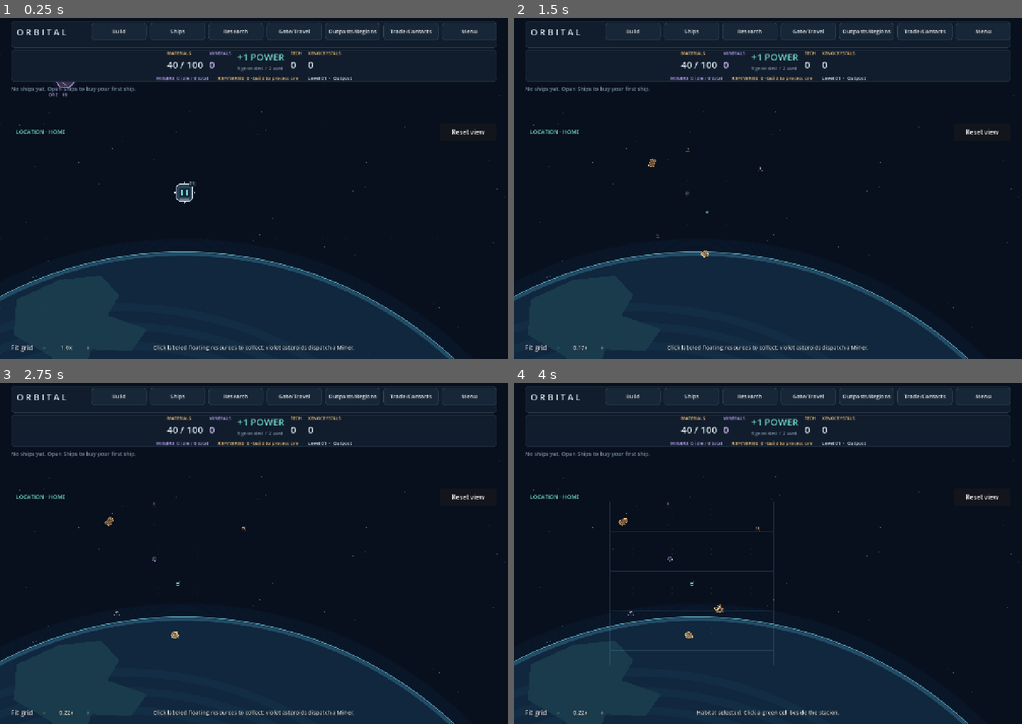
Above: before the commit, frames 1-4 (two rows, left to right).
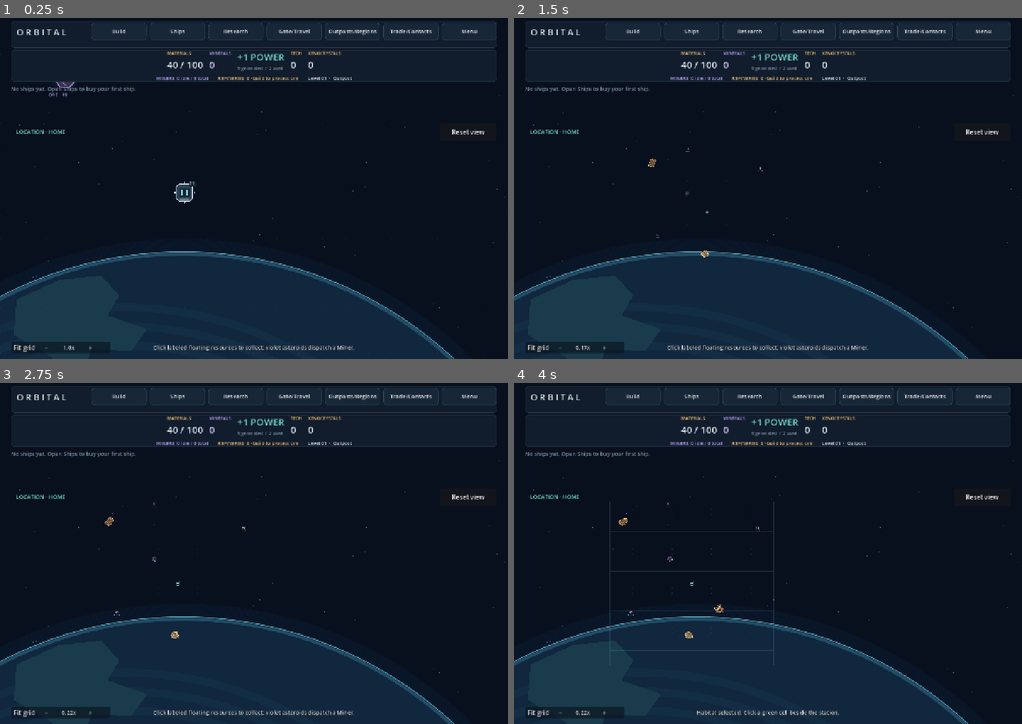
Above: after the commit, the same moments.

Repository: pidiman/orbital
Game: Godot game, scene res://orbital.tscn
Same seed, same stepped clock (60 frames per second), same inputs: the game is played once before the commit and once after it.
Inputs (mouse positions are in pixels of both pictures, inside the frame that each line leads up to):
- Up to frame 1 (0.25 s): no input
- Up to frame 2 (1.5 s): click "Fit grid" at 0.5 s; click "−" at 1.25 s
- Up to frame 3 (2.75 s): click "+" at 2 s
- Up to frame 4 (4 s): click "Build" at 2.75 s; click (930, 553) at 3.5 s

The runs differ from the first frame. In frame 1, 0.5% of the frame differs, in the area x 2-22%, y 94-99%; in frame 2, 0.5%; in frame 3, 0.5%; in frame 4, 0.5%.

Commit message:
UI: status bar variant C — compact left control panel, free-floating centered status text

Diff:
--- a/scripts/hud.gd
+++ b/scripts/hud.gd
@@ -25,6 +25,7 @@
 var context_gate: Button
 var station_view_button: Button
 var zoom_label: Label
+var grid_controls_panel: PanelContainer
 var grid_controls: HBoxContainer
 var grid_buttons: Dictionary = {}
 var menu_buttons: Dictionary = {}
@@ -379,6 +380,7 @@
 		zoom_label.text = ("%.2f" % get_parent().ship_camera.zoom.x).trim_suffix("0") + "x"
 	if is_instance_valid(grid_controls):
 		grid_controls.visible = get_parent().preferences.values.show_grid_controls
+		grid_controls_panel.visible = grid_controls.visible
 		footer_balance.visible = grid_controls.visible
 	status_time -= delta
 	if status_time <= 0:
@@ -1026,9 +1028,20 @@
 	var row := HBoxContainer.new()
 	footer.add_child(row)
 	status_label.reparent(row)
-	row.add_child(grid_controls)
-	row.move_child(grid_controls, 0)
-	grid_controls.custom_minimum_size.x = 250
+	grid_controls_panel = PanelContainer.new()
+	grid_controls_panel.name = "GridControlsPanel"
+	grid_controls_panel.custom_minimum_size.x = 250
+	var backdrop := StyleBoxFlat.new()
+	backdrop.bg_color = Color(0.04, 0.08, 0.12, 0.68)
+	backdrop.set_corner_radius_all(5)
+	backdrop.content_margin_left = 6
+	backdrop.content_margin_right = 6
+	backdrop.content_margin_top = 0
+	backdrop.content_margin_bottom = 0
+	grid_controls_panel.add_theme_stylebox_override("panel", backdrop)
+	row.add_child(grid_controls_panel)
+	row.move_child(grid_controls_panel, 0)
+	grid_controls_panel.add_child(grid_controls)
 	status_label.size_flags_horizontal = Control.SIZE_EXPAND_FILL
 	status_label.size_flags_vertical = Control.SIZE_EXPAND_FILL
 	status_label.vertical_alignment = VERTICAL_ALIGNMENT_CENTER
@@ -1058,6 +1071,7 @@
 	get_viewport().size_changed.connect(_layout_grid_controls)
 	_layout_grid_controls()
 	grid_controls.visible = get_parent().preferences.values.show_grid_controls
+	grid_controls_panel.visible = grid_controls.visible
 	footer_balance.visible = grid_controls.visible
 
 func _layout_grid_controls() -> void:
--- a/tests/transparent_footer_playthrough.gd
+++ b/tests/transparent_footer_playthrough.gd
@@ -10,6 +10,9 @@
 	await settle(2)
 	checks.height_30 = is_equal_approx(hud.footer.size.y, 30)
 	checks.transparent = hud.footer.get_theme_stylebox("panel") is StyleBoxEmpty
+	checks.left_panel_only = hud.grid_controls_panel.is_ancestor_of(hud.grid_controls) and not hud.grid_controls_panel.is_ancestor_of(hud.status_label)
+	checks.translucent = hud.grid_controls_panel.get_theme_stylebox("panel").bg_color.a < 1.0
+	checks.panel_clear = not hud.grid_controls_panel.get_global_rect().intersects(hud.status_label.get_global_rect())
 	checks.centered = is_equal_approx(hud.status_label.get_global_rect().get_center().x, hud.footer.get_global_rect().get_center().x)
 	checks.no_overlap = not hud.status_label.get_global_rect().intersects(hud.grid_controls.get_global_rect())
 	checks.outline = hud.status_label.get_theme_constant("outline_size") == 3 and hud.zoom_label.get_theme_constant("outline_size") == 3
@@ -19,9 +22,9 @@
 	await use(hud.menu_buttons.Menu)
 	await use(hud.settings_button)
 	await use(hud.settings_toggles.show_grid_controls)
-	checks.hidden = not hud.grid_controls.visible
+	checks.hidden = not hud.grid_controls.visible and not hud.grid_controls_panel.visible and hud.status_label.is_visible_in_tree()
 	await use(hud.settings_toggles.show_grid_controls)
-	checks.shown = hud.grid_controls.visible
+	checks.shown = hud.grid_controls.visible and hud.grid_controls_panel.visible
 	hud.close_panels()
 	await use(hud.grid_buttons["+"])
 	checks.zoom = game.ship_camera.zoom.x > 1.0
Not shown, changed: docs/camera-controls.md
